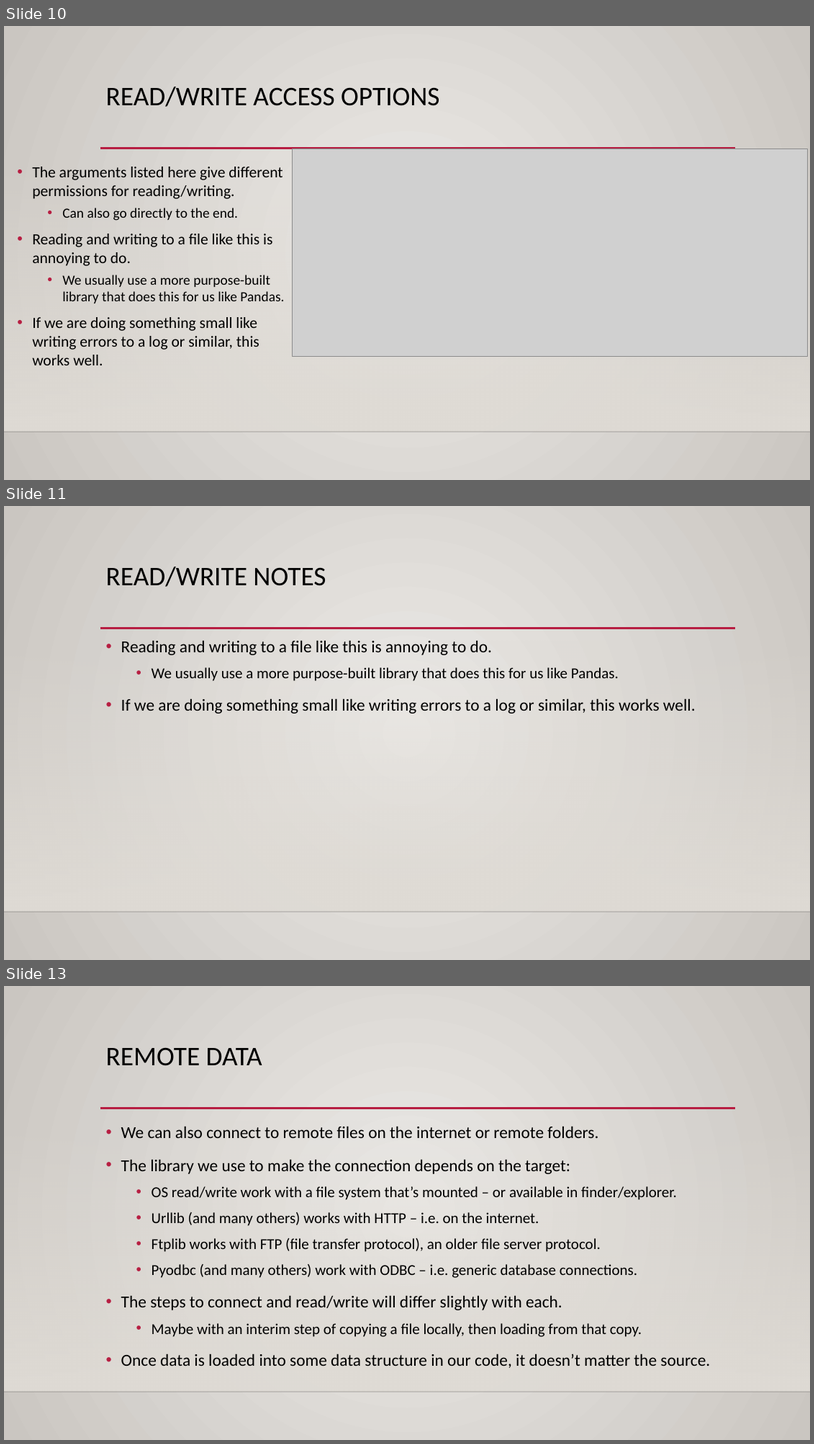
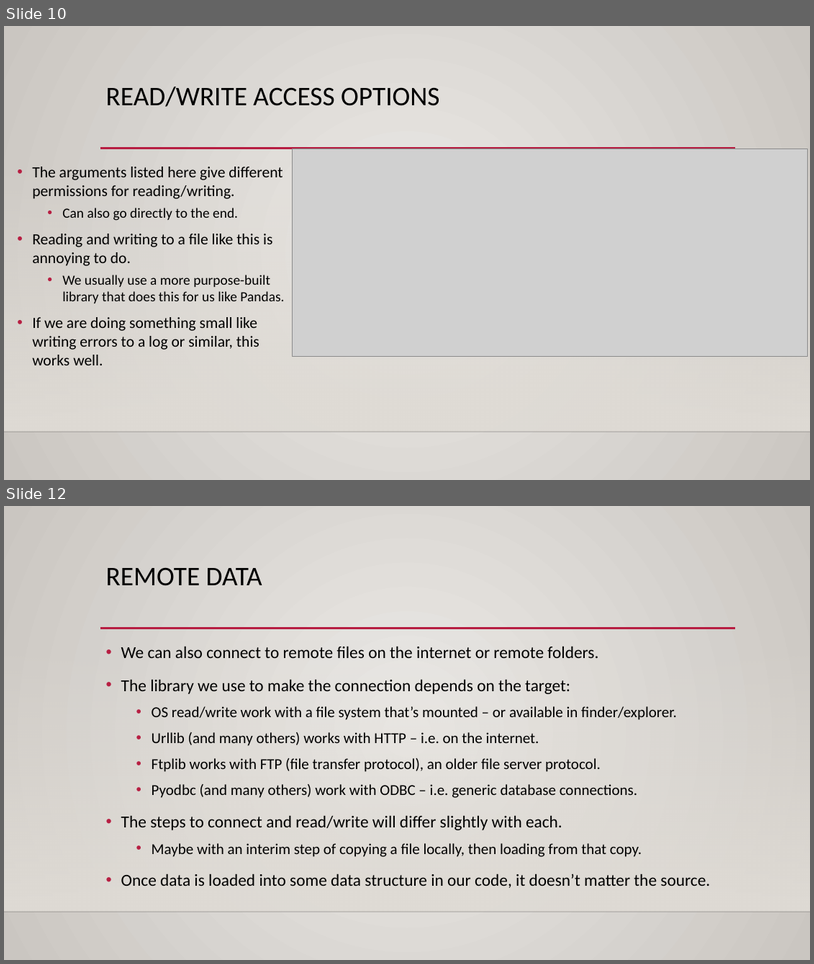
Before and after one commit to okohnkay/Programming_Basics_for_ML, a slide deck: course_material/slides/os_system.pptx. Shown one above the other, each under a label of ours: slides 10, 11 and 13 before the commit, slides 10 and 12 after it; the slides between them are not shown. The pictures are 814x1444 and 814x964 pixels, drawn with LibreOffice and Linux fonts; fonts in the diff are those of the drawing; grey boxes stand for pictures; background and template pictures are left out. Boxes give left, top, right and bottom in pixels: in the first picture for what was removed or moved away, otherwise in the second. Text is boxed around its words. In the diff, an @@ line names an element or a change of style, - is before the commit and + after.

```diff
--- a/course_material/slides/os_system.pptx
+++ b/course_material/slides/os_system.pptx
@@ slide 11 removed at [4,506,810,960], background gradient #ECEAE7 to #CAC7C1; not listed: 3 template elements that a slide beside it also shows @@
@@ title removed at [106,566,326,587] @@
-READ/WRITE NOTES
@@ text removed at [121,640,696,713] @@
-• Reading and writing to a file like this is annoying to do.
-  • We usually use a more purpose-built library that does this for us like Pandas.
-• If we are doing something small like writing errors to a log or similar, this works well.
@@ what was slide 13 is now slide 12 @@
```
Also in this commit, not shown: 2 slides changed, 1 other slide removed.
